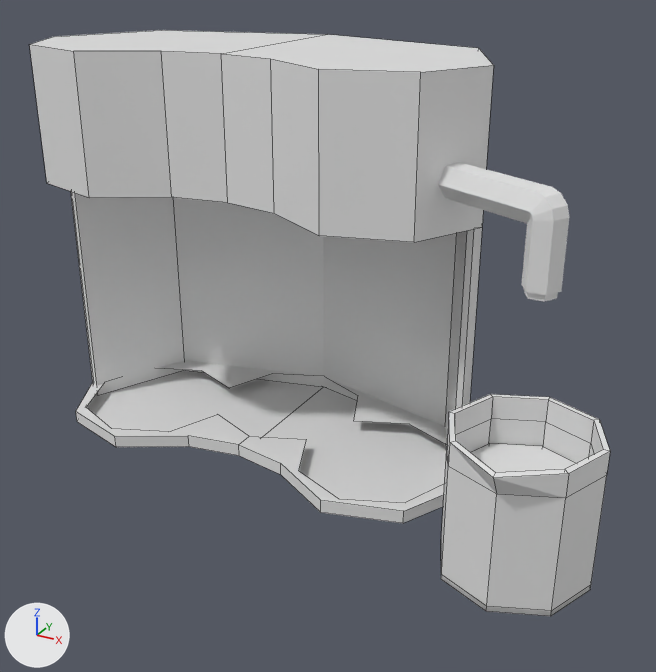
The Blender file Assets/3D object/Blender_hilut/mixer.blend as it was, and as the next commit left it.
The view is the same before and after, from a 50 mm camera at (7.17, -11.67, 7.46) aimed at (1.43, -1.24, 2.25). Every picture has the same lights, and +X, +Y and +Z are marked at lower left. Mesh edges are drawn as thin lines on the coarser meshes.

The first picture shows 'Beaker', 'Casing', 'Output nosel'.
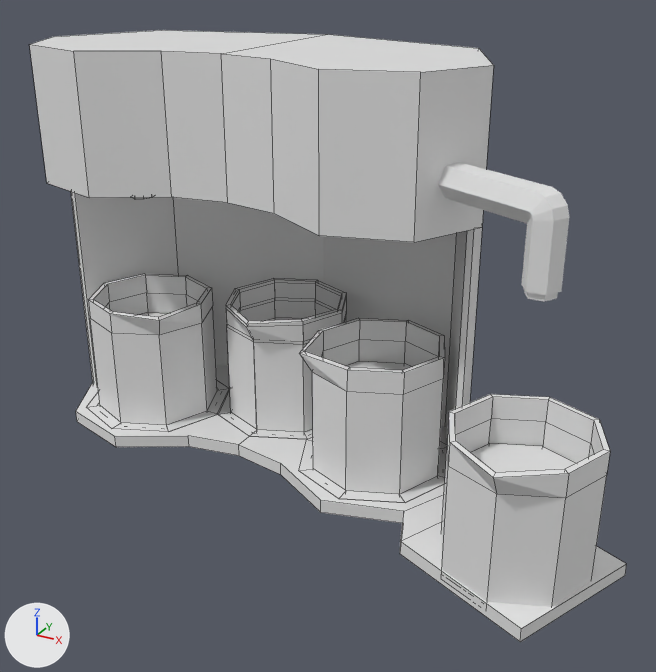
Commit message: mixer fix

Location of each change, [x1, y1, x2, y2] in pixels of the pictures (656 x 672 px):
'Casing', reshaped, modifiers changed (28% wider, 24% taller)
    before: [30, 30, 494, 523]
    after: [30, 30, 626, 642]
'Input 3', shown
    after: [299, 318, 447, 503]
'Input 1', shown
    after: [87, 197, 230, 432]
'Input 2', shown
    after: [218, 278, 346, 439]
'Beaker.001', shown
    after: [226, 285, 341, 430]
part 1 of me_cylinder_010, added
    after: [221, 34, 626, 642]

The edits, one by one:
me_cylinder_010 is used by ob_casing; location (0.0, 0.0, 0.0).
me_cylinder_010 had 47 vertices, 23 faces and spanned x -3.51..0.11, y -2.25..1.37, z 0.0..6.07.
me_cylinder_010 now has 92 vertices, 54 faces and spans x -3.51..5.95, y -3.33..1.37, z -0.06..6.07.
Part 1, on me_cylinder_010:
45 vertices are added at x -0.11..5.95, y -3.33..1.23, z -0.06..6.07.
31 new faces join them.
Object 'Casing' (ob_casing) loses its MIRROR modifier named 'Mirror'.
Object 'Stand' (ob_stand) is now shown.
Object 'Straw' (ob_straw) is now shown.
Object 'Nosel' (ob_nosel) is now shown.
Object 'Beaker.001' (ob_beaker_001) is now shown.
